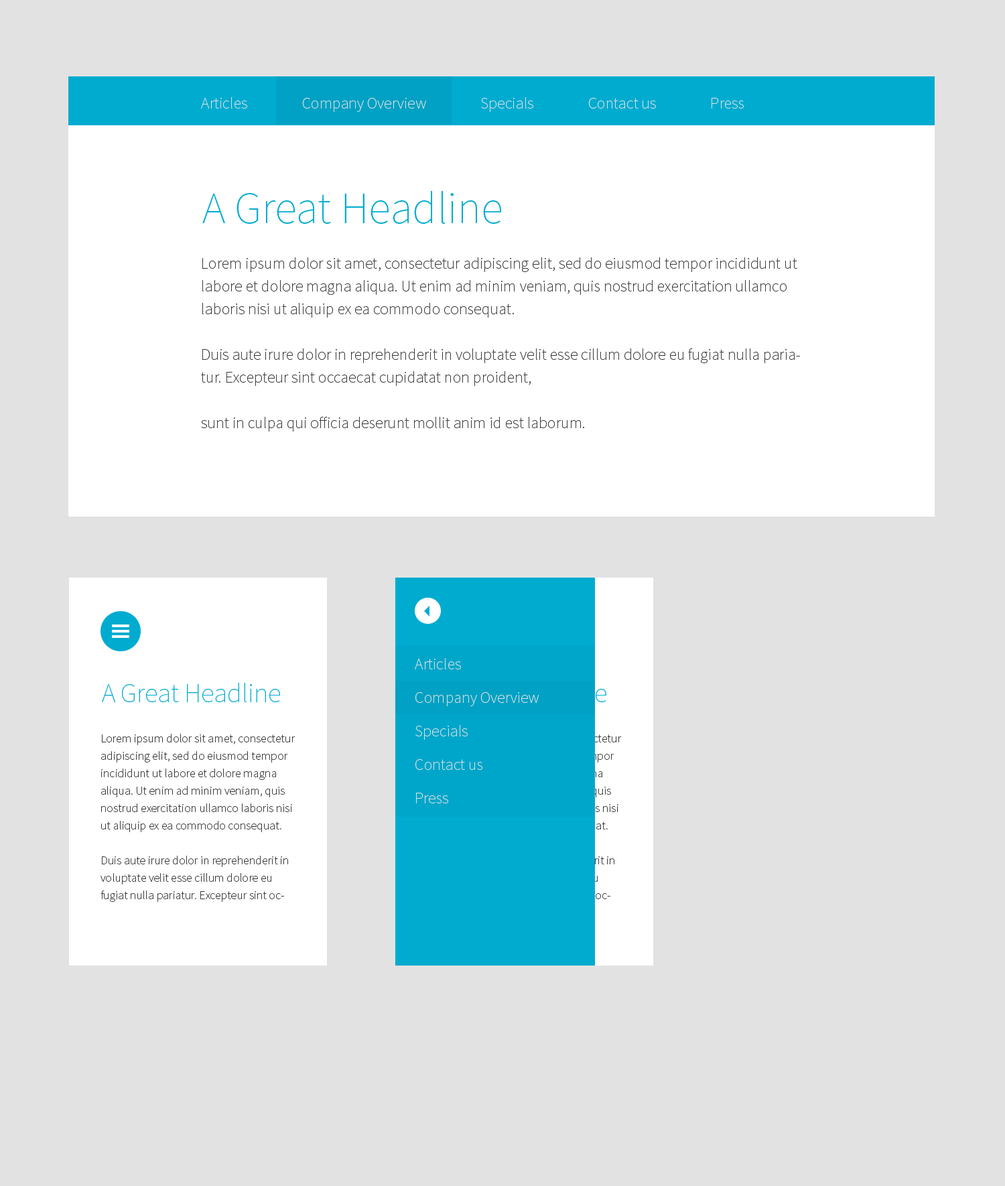
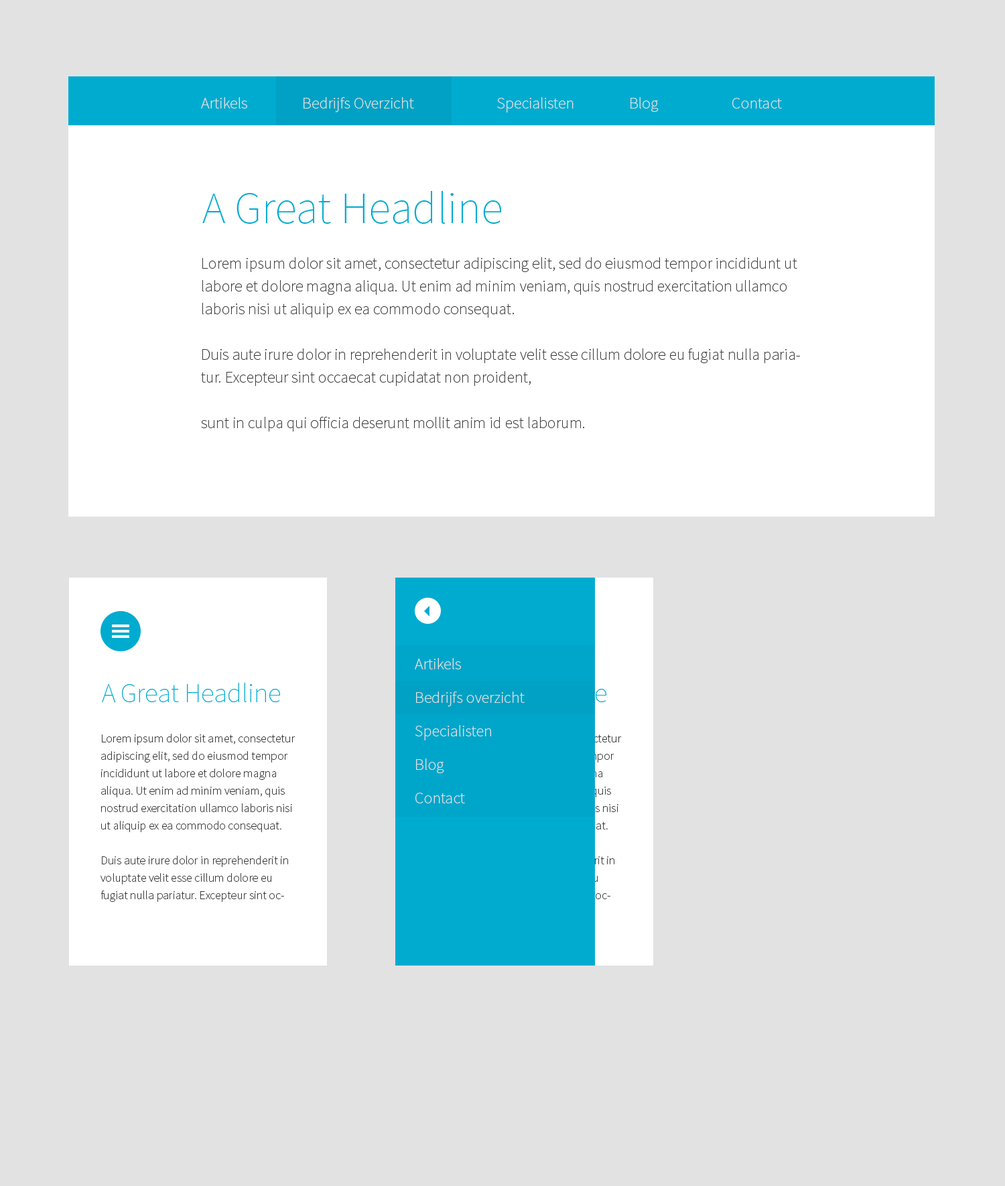
Comparing the layer stacks of the two w=1005, h=1186 images. Changes:
renamed "Articles Company Overview Specials Contact us Press" to "Artikels Bedrijfs overzicht Specialisten Blog Contact", painted on it over [414, 657, 540, 804]
renamed "Articles Company Overview Speci" to "Artikels Bedrijfs Overzicht S", painted on it over [200, 97, 782, 113]
